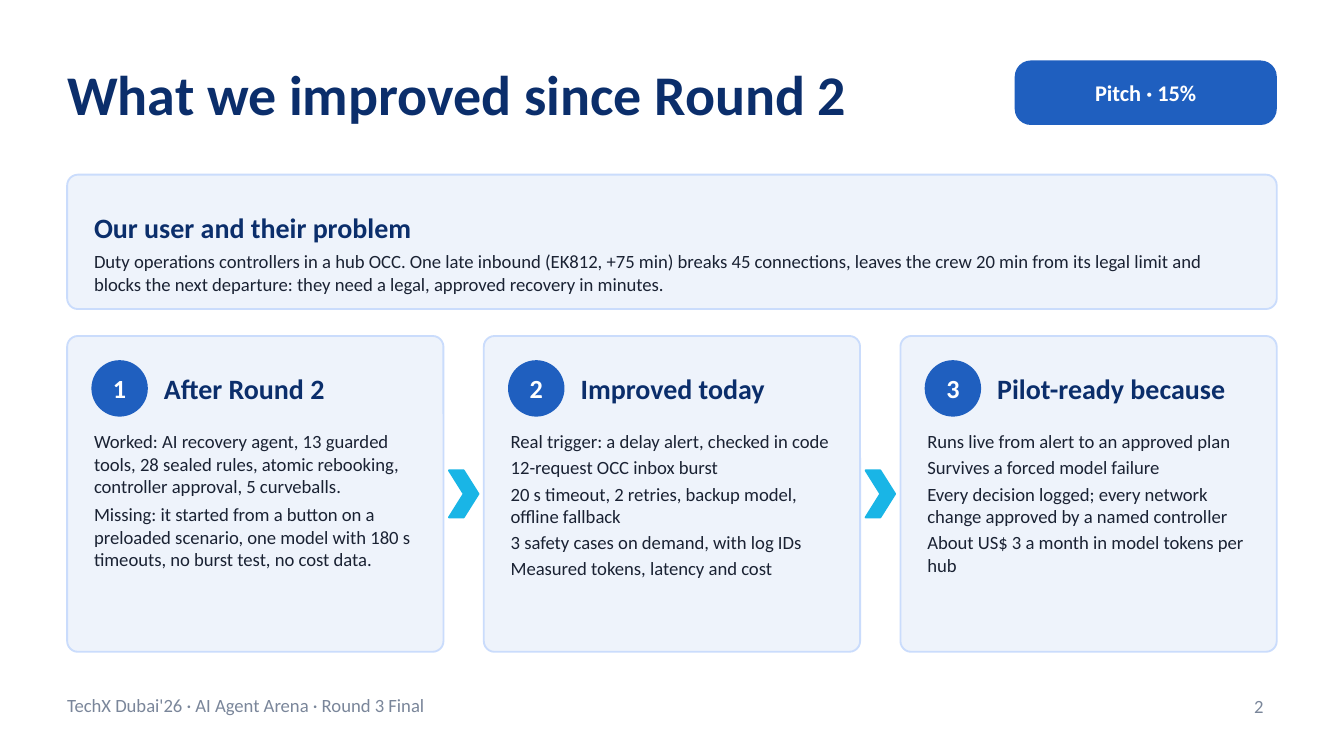
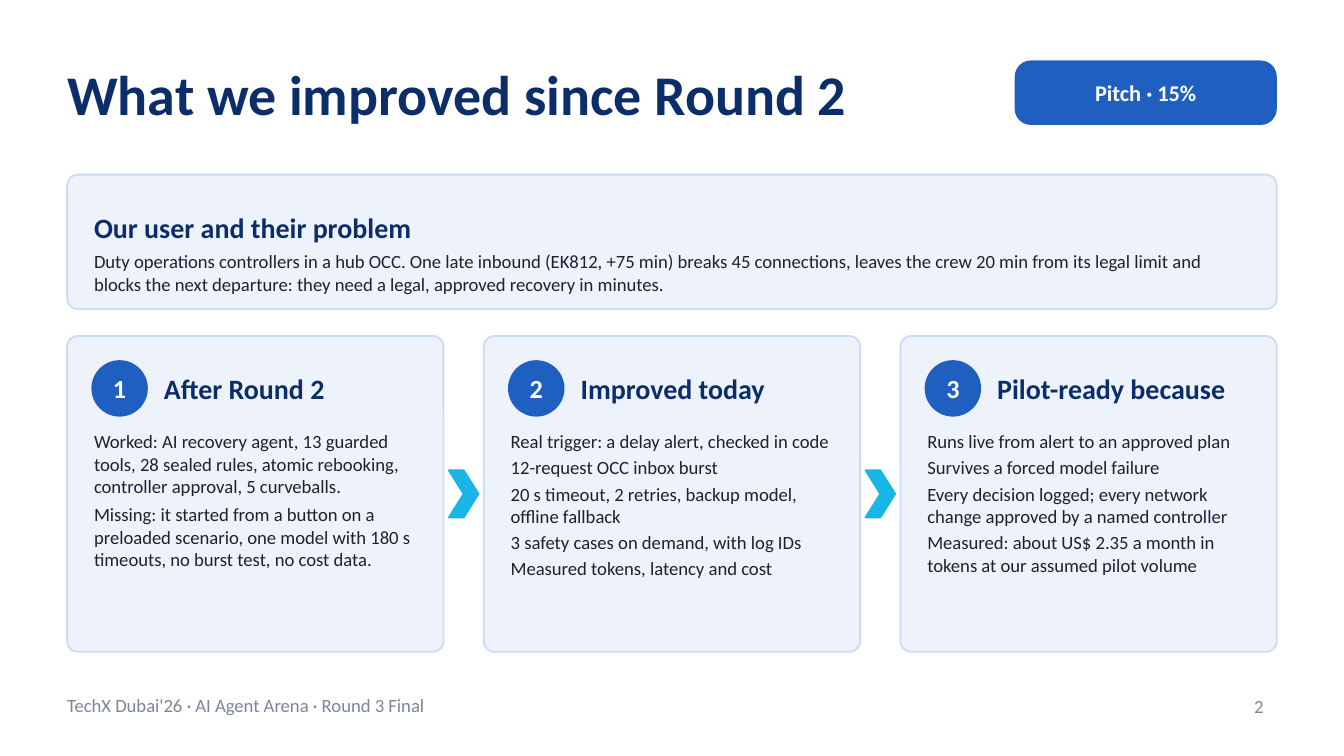
Before and after one commit to RithikhC/EagleX, a slide deck: slide 2 of docs/EagleX_Round3_Final.pptx. Drawn at 1344x756 pixels with LibreOffice and Linux fonts; fonts in the diff are those of the drawing. Boxes give left, top, right and bottom in pixels: in the first picture for what was removed or moved away, otherwise in the second. Text is boxed around its words. In the diff, an @@ line names an element or a change of style, - is before the commit and + after.

```diff
--- a/docs/EagleX_Round3_Final.pptx
+++ b/docs/EagleX_Round3_Final.pptx
@@ text at <box>927,536,1214,575</box>: text changed @@
-About US$ 3 a month in model tokens per hub
+Measured: about US$ 2.35 a month in tokens at our assumed pilot volume
```
Also in this commit, not shown: 6 other slides changed, 17 other files.
